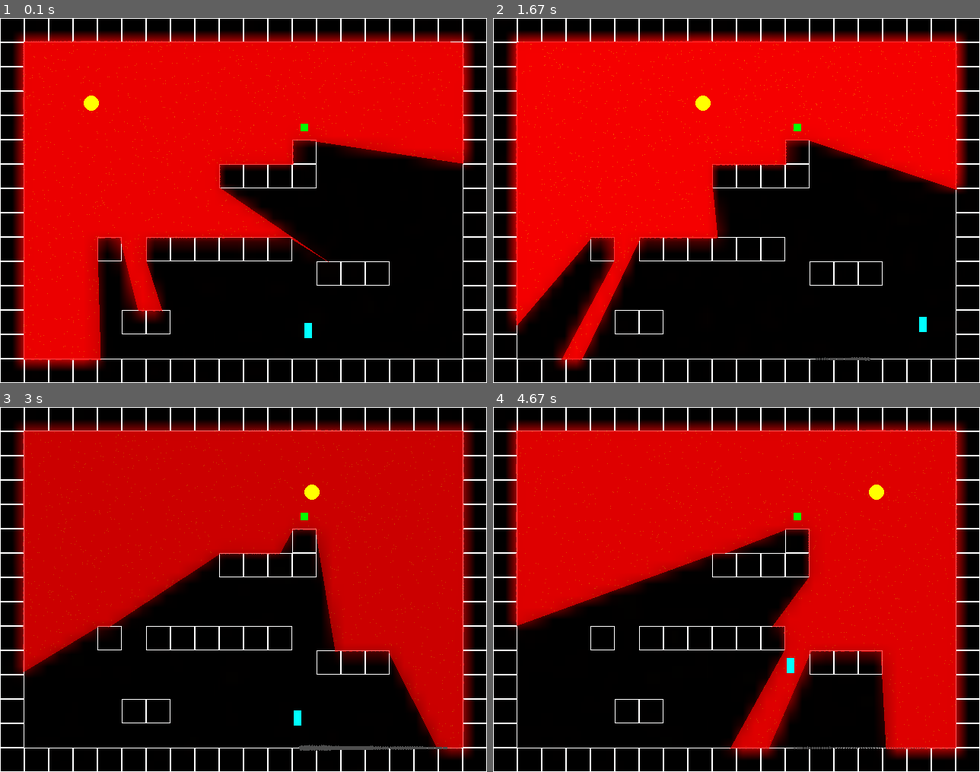
Above: before the commit, frames 1-4 (two rows, left to right).
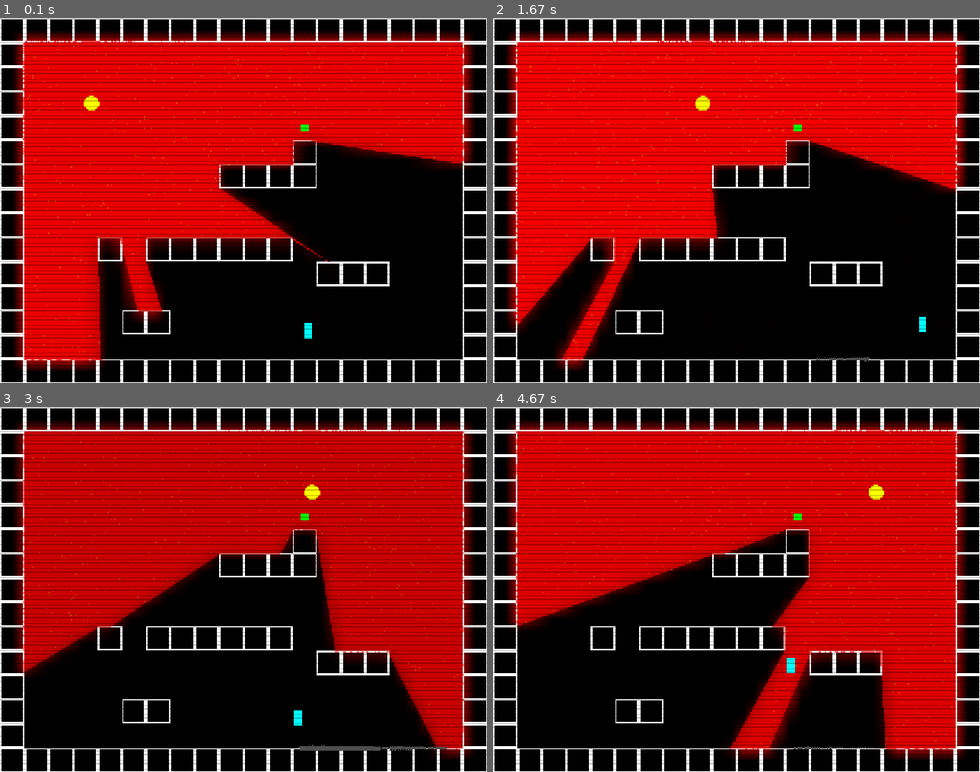
Above: after the commit, the same moments.

Repository: cljord/changing-paths-gamejam
Game: pygame game, started from src/main.py
Same seed, same stepped clock (60 frames per second), same inputs: the game is played once before the commit and once after it.
Inputs:
- Up to frame 1 (0.1 s): no input
- Up to frame 2 (1.67 s): hold Right 0.33-0.8 s; hold Up 0.83-1.3 s; hold Right from 1.33 s (still down)
- Up to frame 3 (3 s): release Right at 1.8 s; hold Left 1.83-2.37 s; hold Left 2.4-2.87 s; hold Up from 2.9 s (still down)
- Up to frame 4 (4.67 s): release Up at 3.37 s; hold Right 3.4-4.03 s; hold Left 4.07-4.53 s; hold Right from 4.57 s (still down)

The runs differ from the first frame. In frame 1, 16% of the frame differs, in the area x 0-100%, y 0-100%; in frame 2, 16%; in frame 3, 17%; in frame 4, 17%.

Commit message:
added postprocessing effects, removed noise from visibility polygon bloom effect, fixed slowdown bug where slowdown was still applied after restart

Diff:
--- a/src/main.py
+++ b/src/main.py
@@ -92,7 +92,7 @@
     # Extract only bright light (kill dark reds)
     self.bloom_surface.blit(self.light_surface, (0, 0))
     self.bloom_surface.fill(
-        (intensity, 255, 255, 255),
+        (intensity, 0, 0, 255),
         special_flags=pygame.BLEND_MULT
     )
 
@@ -360,7 +360,7 @@
       x = column_index * TILE_SIZE
       y = row_index * TILE_SIZE
       rect = pygame.Rect(x, y, TILE_SIZE, TILE_SIZE)
-      pygame.draw.rect(world, (255, 255, 255), rect, 1)
+      pygame.draw.rect(world, (255, 255, 255), rect, 2)
 
 @dataclass
 class Level:
@@ -411,6 +411,7 @@
 while is_game_running:
   world.fill((0, 0, 0))
   dt = clock.tick(FPS) * slowdown / 1000
+  print("dt ", dt)
 
   #if os.path.getmtime("./src/levels.json") != level_json_loading_time:
     #with open("./src/levels.json", "r") as levels:
@@ -440,6 +441,7 @@
     goal_rect = pygame.Rect(current_level.goal.x, current_level.goal.y, current_level.goal.w, current_level.goal.h)
     if player_rect.colliderect(goal_rect):
       current_level_index += 1
+      slowdown = 1
       current_level = load_level(all_level_data, current_level_index)
       #current_game_state = game_states.goal_state
       # TODO add check for whether we are done with all levels
@@ -486,18 +488,82 @@
 
   if keys[pygame.K_r]:
     current_level = load_level(all_level_data, current_level_index)
+    slowdown = 1
     particles = []
     current_game_state = game_states.play_state
 
-  offset_x, offset_y = 0, 0
+  # all these postprocessing effects are from https://dev.to/chrisgreening/simulating-simple-crt-and-glitch-effects-in-pygame-1mf1
+  # add scanlines
+  scanline_surface = pygame.Surface((DISPLAY_WIDTH, DISPLAY_HEIGHT), pygame.SRCALPHA)
+  for y in range(0, DISPLAY_HEIGHT, 4):
+    pygame.draw.line(scanline_surface, (0, 0, 0, 60), (0, y), (DISPLAY_WIDTH, y))
+
+  world.blit(scanline_surface, (0, 0))
+
+  # apply flicker - commented out because this doesn't look so good
+  #if random.randint(0, 20) == 0:
+    #flicker_surface = pygame.Surface((DISPLAY_WIDTH, DISPLAY_HEIGHT), pygame.SRCALPHA)
+    #flicker_surface.fill((255, 255, 255, 5))
+    #world.blit(flicker_surface, (0, 0))
+
+  # add glow/bloom
+  #glow_surf = pygame.transform.smoothscale(world, (DISPLAY_WIDTH // 2, DISPLAY_HEIGHT // 2))
+  #glow_surf = pygame.transform.smoothscale(glow_surf, (DISPLAY_WIDTH, DISPLAY_HEIGHT))
+  #glow_surf.set_alpha(100)
+  #world.blit(glow_surf, (0, 0))
+
+  glitch_surface = world.copy()
+  if random.random() < 0.1:
+    shift_amount = 30
+    y_start = random.randint(0, DISPLAY_HEIGHT - 20)
+    slice_height = random.randint(5, 20)
+    offset = random.randint(-shift_amount, shift_amount)
+
+    slice_area = pygame.Rect(0, y_start, DISPLAY_WIDTH, slice_height)
+    slice_copy = glitch_surface.subsurface(slice_area).copy()
+    glitch_surface.blit(slice_copy, (offset, y_start))
+
+  # chromatic aberration/RGB shift effect
+  # original code in article for postprocessing effect mentioned above
+  # was not working so well, so used ChatGPT to improve it
+  # basically: isolate R, G, B channels with BLEND_MULT
+  # (multiplying e.g. original surface with red fill means
+  # only red pixels survive at original strength)
+  # then combine with a slight offset
+  # RED channel
+  if random.random() < 0.02:
+    shift = random.randint(1, 3)
+    rgb = world.copy()
+
+    red = rgb.copy()
+    red.fill((255, 0, 0), special_flags=pygame.BLEND_MULT)
+    world.blit(red, (-shift, 0), special_flags=pygame.BLEND_ADD)
+
+    # GREEN channel
+    green = rgb.copy()
+    green.fill((0, 255, 0), special_flags=pygame.BLEND_MULT)
+    world.blit(green, (0, 0), special_flags=pygame.BLEND_ADD)
+
+    # BLUE channel
+    blue = rgb.copy()
+    blue.fill((0, 0, 255), special_flags=pygame.BLEND_MULT)
+    world.blit(blue, (shift, 2), special_flags=pygame.BLEND_ADD)
+
+  camera_x_offset, camera_y_offset = 0, 0
   if camera_shake > 0.1:
     int_shake = int(camera_shake)
-    offset_x = random.randint(-int_shake, int_shake)
-    offset_y = random.randint(-int_shake, int_shake)
+    camera_x_offset = random.randint(-int_shake, int_shake)
+    camera_y_offset = random.randint(-int_shake, int_shake)
     camera_shake *= camera_shake_decay
   if slowdown < 1:
     slowdown = min(slowdown + dt, 1)
-  display.blit(world, (offset_x, offset_y))
+
+  # pixelate - commented out for now because this has to be done last, so affects final
+  # call to blitting of the world surface, but just keeping this in here to maybe apply later
+  small_surf = pygame.transform.scale(world, (DISPLAY_WIDTH // 1.5, DISPLAY_HEIGHT // 1.5))
+  display.blit(pygame.transform.scale(small_surf, (DISPLAY_WIDTH, DISPLAY_HEIGHT)), (camera_x_offset, camera_y_offset))
+
+  #display.blit(world, (camera_x_offset, camera_y_offset))
 
   pygame.display.flip()
 
